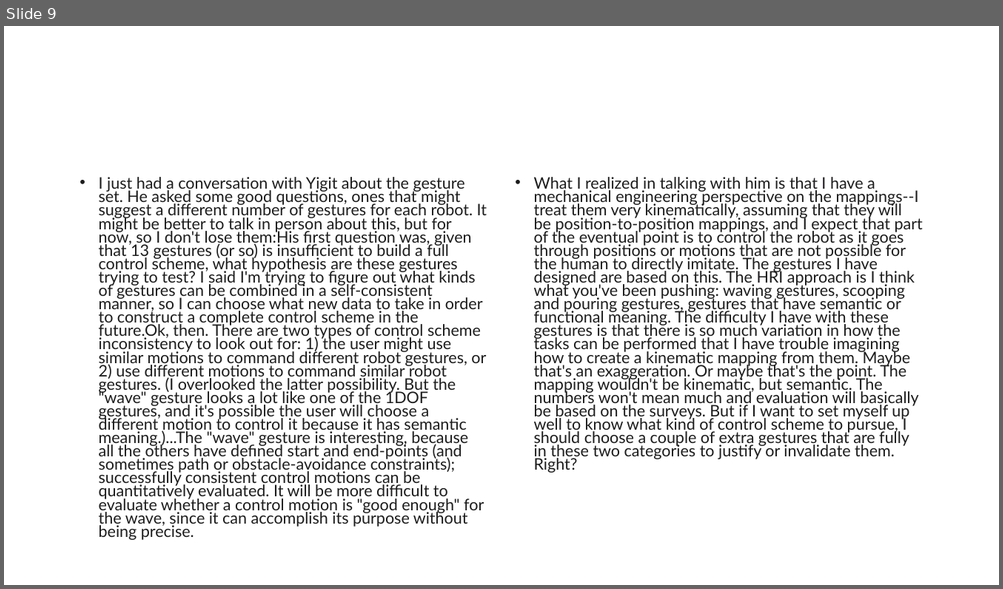
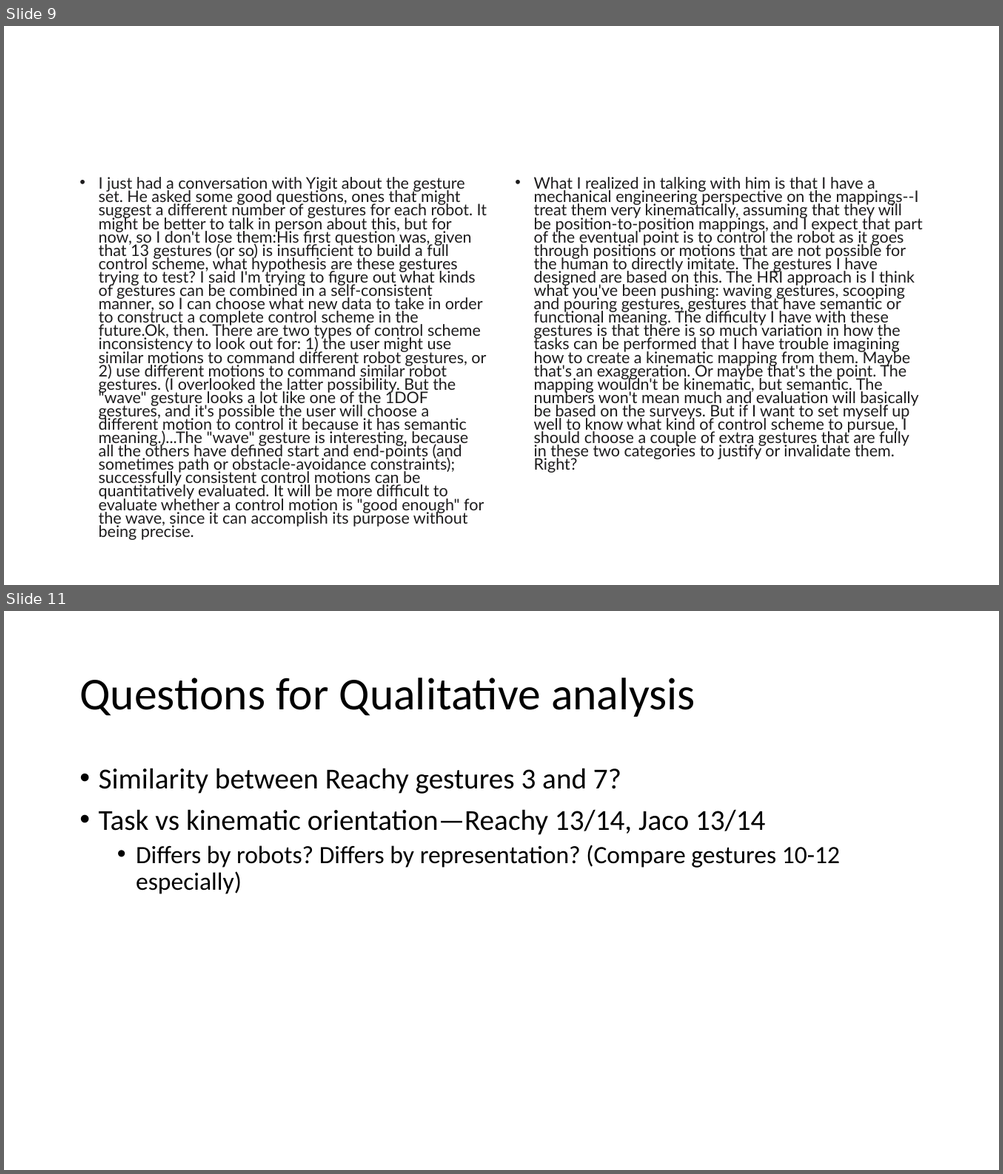
Before and after one commit to JMolnar6/NonAnthroHands_User_Study, a slide deck: Study Files/Gesture Selection for Control Scheme Design.pptm. Shown one above the other, each under a label of ours: slide 9 before the commit, slides 9 and 11 after it; the slides between them are not shown. The pictures are 1003x589 and 1003x1174 pixels, drawn with LibreOffice and Linux fonts; fonts in the diff are those of the drawing. Boxes give left, top, right and bottom in pixels: in the first picture for what was removed or moved away, otherwise in the second. Text is boxed around its words. In the diff, an @@ line names an element or a change of style, - is before the commit and + after.

```diff
--- a/Study Files/Gesture Selection for Control Scheme Design.pptm
+++ b/Study Files/Gesture Selection for Control Scheme Design.pptm
@@ slide 11 added at box(4, 611, 999, 1170), background #FFFFFF @@
@@ title added at box(79, 678, 695, 717), 44 pt, text #000000 @@
+Questions for Qualitative analysis
@@ text added at box(99, 768, 839, 894), 28 pt, text #000000 @@
+• Similarity between Reachy gestures 3 and 7?
+• Task vs kinematic orientation—Reachy 13/14, Jaco 13/14
+  • Differs by robots? Differs by representation? (Compare gestures 10-12 especially)
```
Also in this commit, not shown: 3 other slides added, 1 other file.
